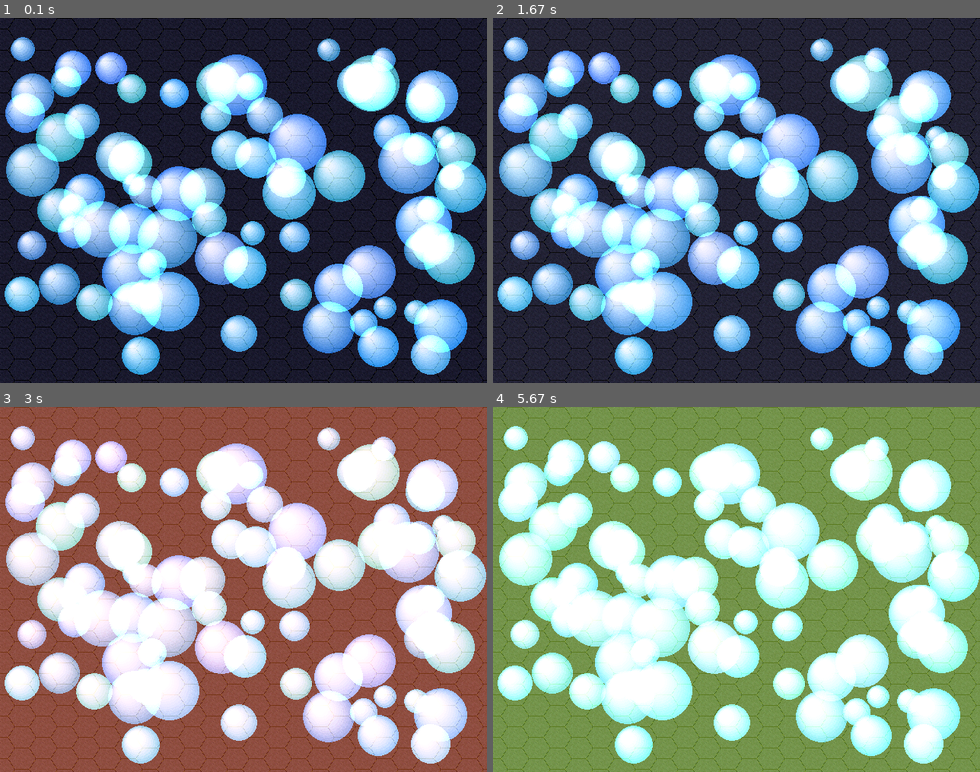
Above: before the commit, frames 1-4 (two rows, left to right).
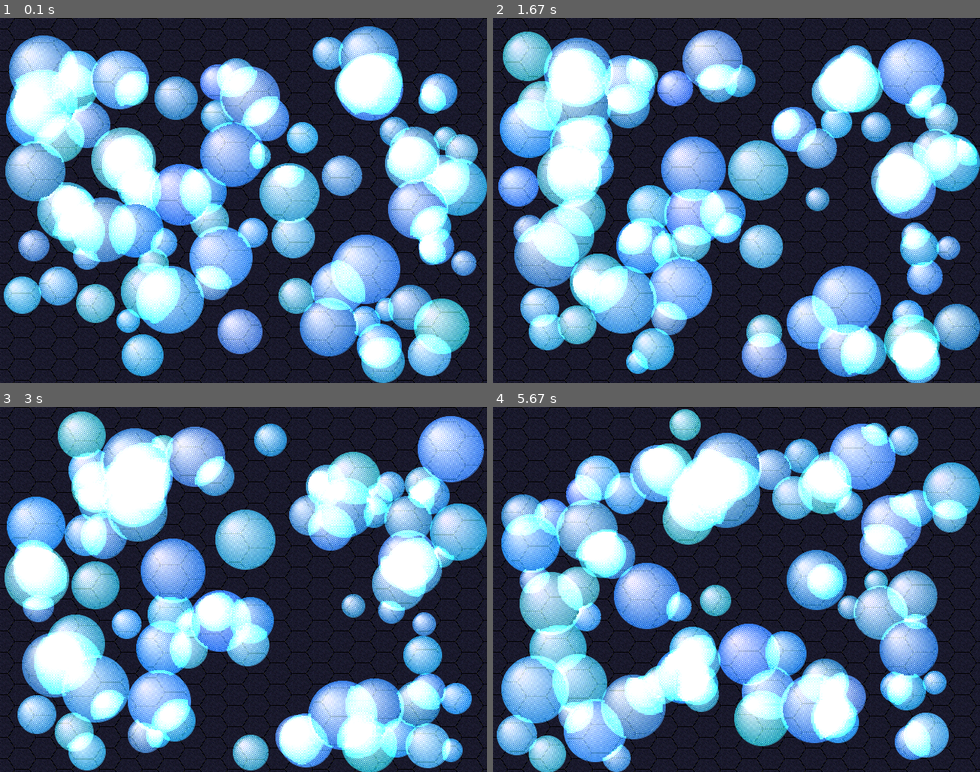
Above: after the commit, the same moments.

Repository: NCSubScript/Evourge
Game: pygame game, started from main.py
Same seed, same stepped clock (60 frames per second), same inputs: the game is played once before the commit and once after it.
Inputs:
- Up to frame 1 (0.1 s): no input
- Up to frame 2 (1.67 s): no input
- Up to frame 3 (3 s): no input
- Up to frame 4 (5.67 s): tap Enter every 0.33 s from 3.33 to 5.33 s

The runs differ from the first frame. In frame 1, 47% of the frame differs, in the area x 0-100%, y 2-100%; in frame 2, 63%; in frame 3, 97%, in the area x 0-100%, y 0-100%; in frame 4, 95%.

Commit message:
Final Update to Bubble Demo

Diff:
--- a/creature.py
+++ b/creature.py
@@ -1,5 +1,7 @@
 import random
 import pygame
+import pygame.gfxdraw
+import pygame.transform
 import math
 import time
 
@@ -11,14 +13,16 @@
         self.sizes = {}
         self.lastMove = 0
         self.mag = 0
-        self.mps = 2
+        self.mps = 0.05
         self.sizeChanges = []
 
     def generate(self):
         self.count = int(math.sqrt((self.app.gui.window.children["field"].width * self.app.gui.window.children["field"].width)) / 8)
         self.data = []
         self.sizes = {}
+        self.sizeChanges = []
         self.indexID = 0
+        self.lastMove = 0
         while len(self.data) < self.count:
             self.data.append(Creature(self.app, self.indexID))
 
@@ -39,8 +43,9 @@
             del self.data[self.count:]
 
     def render(self, display):
-        for creature in self.data:
-            creature.render(display)
+        for size in sorted(self.sizes.keys(), key=lambda d: d):
+            for creature in self.sizes[size].values():
+                creature.render(display)
 
     def move(self, collective = True):
         for size in self.sizes:
@@ -60,18 +65,19 @@
                         creature.moveToStep[0] = (creature.location[0] - creature.moveTo[0]) / (self.mag / 2)
                         creature.moveToStep[1] = (creature.location[1] - creature.moveTo[1]) / (self.mag / 2)
                         creature.lastMove = time.time()
-                        self.lastMove = time.time()
+
 
                 else:
                     creature.move()
+        self.lastMove = time.time()
 
         if len(self.sizeChanges):
             while len(self.sizeChanges):
                 item = self.sizeChanges.pop()
-                print(f'{item=} {self.sizes[item["from"]]=}')
+                # print(f'{item=} {self.sizes[item["from"]]=}')
                 creature = self.sizes[item["from"]][item["id"]]
-                self.sizes[item["from"]].pop('key', item["id"])
-                print(f'{creature=}')
+                self.sizes[item["from"]] = {key: val for key, val in self.sizes[item["from"]].items() if key != item["id"]}
+                # print(f'{creature=}')
                 if not len(self.sizes[item["from"]]):
                     del self.sizes[item["from"]]
                 if creature.size not in self.app.creatures.sizes:
@@ -90,7 +96,7 @@
         self.id = id
         self.app = app
         self.location = None
-        self.maxSize = (15, 40)
+        self.maxSize = (15, 45)
         self.size = random.randint(self.maxSize[0], self.maxSize[1])
         self.genLocation()
         self.moveTo = self.location.copy()
@@ -114,14 +120,14 @@
     def draw(self):
         color = self.color.copy()
         size = self.size
-        location = [size, size]
-
-        rstep = (255 - color[0]) / math.floor(size / 2)
-        gstep = (255 - color[1]) / math.floor(size / 2)
-        bstep = (255 - color[2]) / math.floor(size / 2)
+        location = [size+1, size+1]
+
+        rstep = (240 - color[0]) / math.floor(size / 2)
+        gstep = (240 - color[1]) / math.floor(size / 2)
+        bstep = (240 - color[2]) / math.floor(size / 2)
 
         # display = display.convert_alpha()
-        self.rect = pygame.Surface((size*2, size*2), pygame.HIDDEN, 32)
+        self.rect = pygame.Surface(((size*2) + 2, (size*2) + 2), pygame.HIDDEN, 32)
 
         while size > 2:
             # print(f'{color=} {location=} {size=} {rstep=} {gstep=} {bstep=}')
@@ -133,7 +139,10 @@
             color[1] = min(255, int(color[1] + gstep))
             color[2] = min(255, int(color[2] + bstep))
 
-    def render(self, display):
+        pygame.gfxdraw.aacircle(self.rect, self.size+1, self.size+1, self.size, self.color)
+        pygame.gfxdraw.aacircle(self.rect, self.size+1, self.size+1, self.size-1, self.color)
+
+    def collusionResponse(self):
         if self.size in self.app.creatures.sizes and len(self.app.creatures.sizes[self.size]) > 1:
             for creature in self.app.creatures.sizes[self.size].values():
                 if creature.id != self.id:
@@ -141,10 +150,14 @@
                         # if not moved:
                         if (self.moveToStep[0] < 0 and creature.moveToStep[0] > 0) or (self.moveToStep[0] > 0 and creature.moveToStep[0] < 0):
                             self.moveToStep[0] *= -1
+                            self.moveToStep[0] *= 0.6
                             creature.moveToStep[0] *= -1
+                            creature.moveToStep[0] *= 0.6
                         if (self.moveToStep[1] < 0 and creature.moveToStep[1] > 0) or (self.moveToStep[1] > 0 and creature.moveToStep[1] < 0):
                             self.moveToStep[1] *= -1
+                            self.moveToStep[1] *= 0.6
                             creature.moveToStep[1] *= -1
+                            creature.moveToStep[1] *= 0.6
 
                         if self.size < self.maxSize[1]:
                             alreadPoped = False
@@ -169,7 +182,7 @@
                                 creature.size -= 1
                                 creature.draw()
 
-
+    def updateLocation(self):
         if (self.moveToStep[0] > 0 and self.location[0] + self.moveToStep[0] < self.app.gui.window.children["field"].width - self.size) or (self.moveToStep[0] < 0 and self.location[0] + self.moveToStep[0] >= self.size):
             self.location[0] += self.moveToStep[0]
         else:
@@ -182,21 +195,24 @@
             self.location[1] += self.moveToStep[1]
         self.location[0] = min(self.app.gui.window.children["field"].width-(self.size * 1), max(self.size, (self.location[0])))
         self.location[1] = min(self.app.gui.window.children["field"].height-(self.size * 1), max(self.size, (self.location[1])))
-
-        # moved = True
-        # while moved == True:
-        #     moved = False
-
-
-                # self.location[0] += self.moveToStep[0]
-                # self.location[1] += self.moveToStep[0]
-                # creature.location[0] += creature.moveToStep[0]
-                # creature.location[1] += creature.moveToStep[0]
-                # moved = True
-            # if self.location[0] < creature.location[0]
-            #     self.location[0] += self.moveToStep[0]
-            #     self.location[1] += self.moveToStep[0]
-
+    def render(self, display):
+        self.collusionResponse()
+        self.updateLocation()
+
+        size = display.get_size()
+        cropped_background = pygame.Surface(size, pygame.SRCALPHA)
+        pygame.draw.circle(cropped_background, (255,255,255), (self.location[0] + 2, self.location[1] + 2), self.size * 0.7)
+        cropped_background.blit(display, (0, 0), special_flags=pygame.BLEND_RGBA_MIN)
+        scaled_background = pygame.Surface(((self.size)*2, (self.size)*2))
+        pygame.draw.circle(scaled_background, (0,0,0), (self.location[0] + 2, self.location[1] + 2), self.size*2)
+
+        scaled_background.fill((255,0,128))
+        scaled_background.blit(cropped_background, (0,0), (self.location[0]-self.size, self.location[1]-self.size, (self.size)*2, (self.size)*2))
+
+
+        scaled_background = pygame.transform.scale_by(scaled_background, 1.35)
+        scaled_background.set_colorkey((255,0,128))
+        display.blit(scaled_background, ((self.location[0]-self.size*1.3)-3, (self.location[1]-self.size*1.3)-3))
 
 
         display.blit(self.rect, (math.floor(self.location[0]) - self.size, math.floor(self.location[1]) - self.size), special_flags=pygame.BLEND_RGBA_ADD)
@@ -209,7 +225,6 @@
 
     def move(self, define = False, moveStep = None):
         if define == False:
-
             if self.app.now - self.lastMove > ((1 / 60) * (60 / (self.mps))):
                 self.mag = math.floor(self.app.gui.fps / self.mps)
                 self.moveTo[0] = math.floor(self.location[0]) + random.randint(-1 * self.mag, self.mag)
--- a/seasons.py
+++ b/seasons.py
@@ -31,30 +31,34 @@
 
         return False
 
-    def changeColors(self):
-        if self.time == 0:
-            self.world.red, self.world.green, self.world.blue = self.intToRGB(self.sky[self.hour, 0])
-            self.skyColor = [self.world.red, self.world.green, self.world.blue]
-            r, g, b = self.intToRGB(self.sky[self.hour+1 if self.hour+1 < self.sky.shape[0] else 0 , 0])
-            self.rStep = ((self.world.red - r) / self.hourLength) * -1
-            self.gStep = ((self.world.green - g) / self.hourLength) * -1
-            self.bStep = ((self.world.blue - b) / self.hourLength) * -1
+    def changeColors(self, override = True):
+        if not override:
+            if self.time == 0:
+                self.world.red, self.world.green, self.world.blue = self.intToRGB(self.sky[self.hour, 0])
+                self.skyColor = [self.world.red, self.world.green, self.world.blue]
+                r, g, b = self.intToRGB(self.sky[self.hour+1 if self.hour+1 < self.sky.shape[0] else 0 , 0])
+                self.rStep = ((self.world.red - r) / self.hourLength) * -1
+                self.gStep = ((self.world.green - g) / self.hourLength) * -1
+                self.bStep = ((self.world.blue - b) / self.hourLength) * -1
 
-        self.skyColor[0] += self.rStep
-        self.skyColor[1] += self.gStep
-        self.skyColor[2] += self.bStep
-        self.world.red = max(0, min(255, math.floor(self.skyColor[0])))
-        self.world.green = max(0, min(255, math.floor(self.skyColor[1])))
-        self.world.blue = max(0, min(255, math.floor(self.skyColor[2])))
+            self.skyColor[0] += self.rStep
+            self.skyColor[1] += self.gStep
+            self.skyColor[2] += self.bStep
+            self.world.red = max(0, min(255, math.floor(self.skyColor[0])))
+            self.world.green = max(0, min(255, math.floor(self.skyColor[1])))
+            self.world.blue = max(0, min(255, math.floor(self.skyColor[2])))
 
-        self.time += 1
-        if self.time == self.hourLength:
-            self.time = 0
-            self.hour += 1
+            self.time += 1
+            if self.time == self.hourLength:
+                self.time = 0
+                self.hour += 1
 
-        if self.hour >= self.sky.shape[0]:
-            self.hour = 0
-
+            if self.hour >= self.sky.shape[0]:
+                self.hour = 0
+        else:
+            self.world.red = 0
+            self.world.green = 0
+            self.world.blue = 0
 
 
     def intToRGB(self, color):
